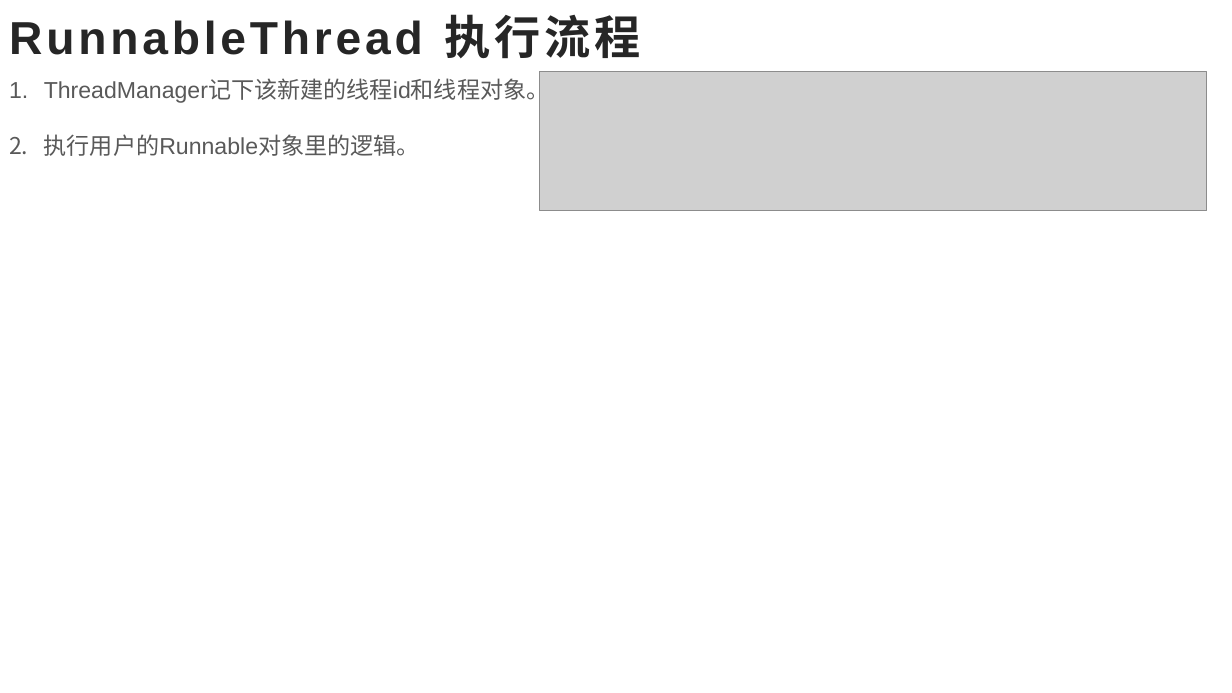
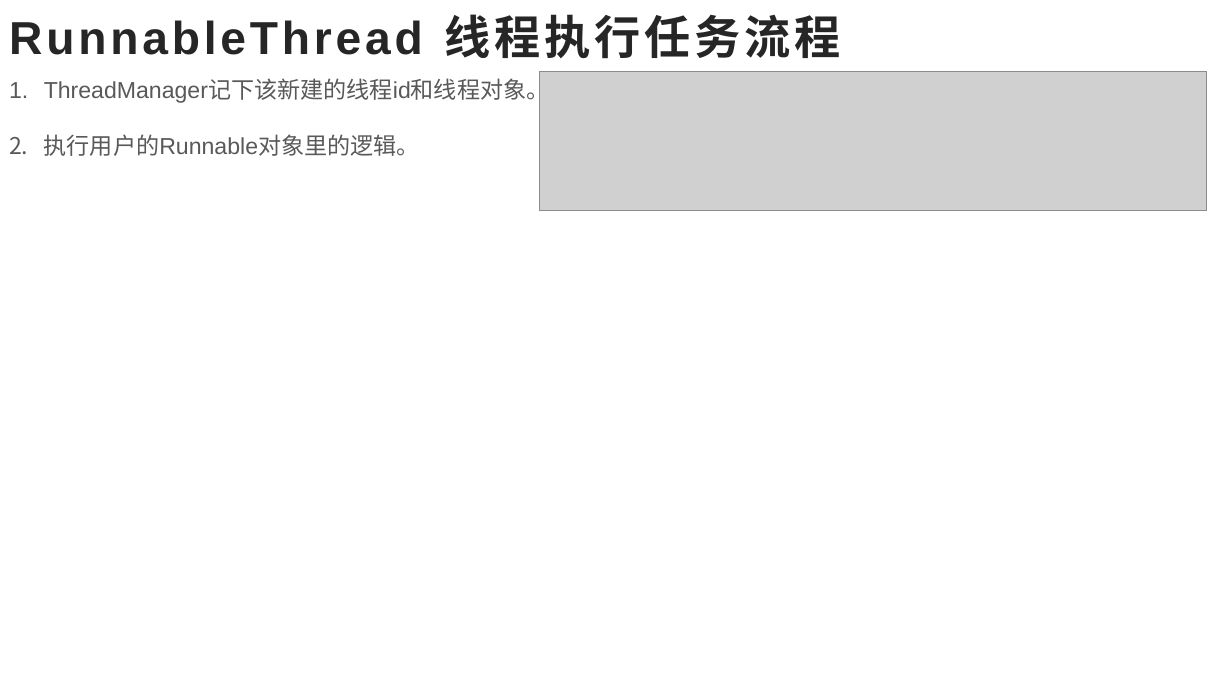
Before and after one commit to ZLam/LearnUE4, a slide deck: slide 9 of MultiThread/PPT/UE4_多线程.pptx. Drawn at 1232x693 pixels with LibreOffice and Linux fonts; fonts in the diff are those of the drawing; grey boxes stand for pictures. Boxes give left, top, right and bottom in pixels: in the first picture for what was removed or moved away, otherwise in the second. Text is boxed around its words. In the diff, an @@ line names an element or a change of style, - is before the commit and + after.

```diff
--- a/MultiThread/PPT/UE4_多线程.pptx
+++ b/MultiThread/PPT/UE4_多线程.pptx
@@ title at (x1=9, y1=14, x2=840, y2=59): text changed @@
-RunnableThread 执行流程
+RunnableThread 线程执行任务流程
```
Also in this commit, not shown: 14 other slides changed, 1 slide added, 1 slide removed, 1 other file.
